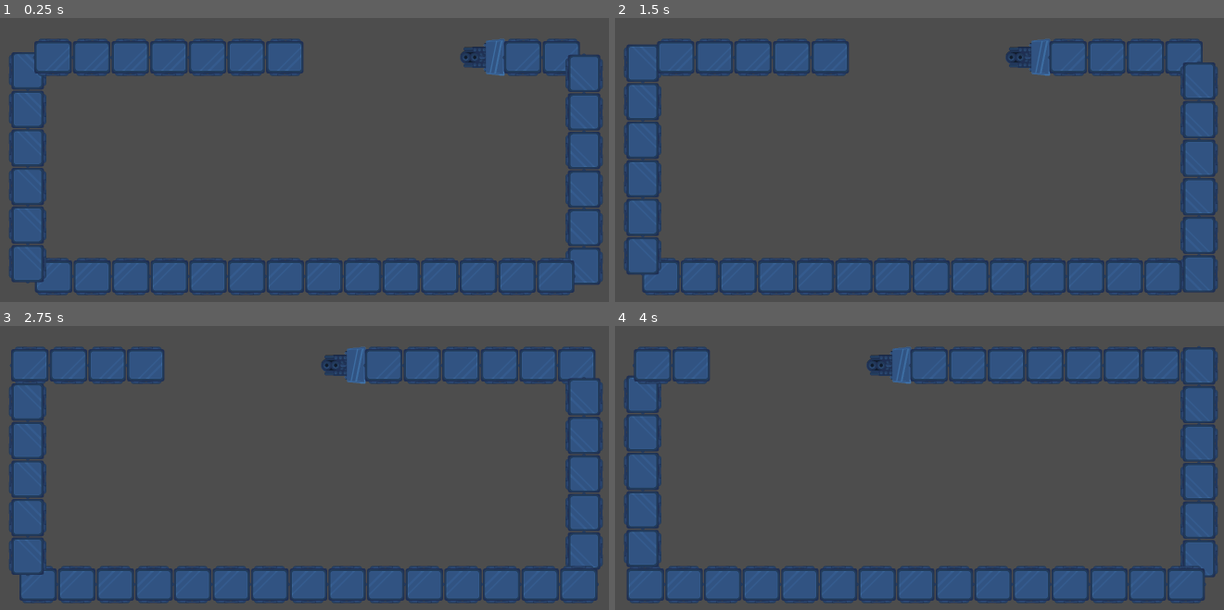
Above: before the commit, frames 1-4 (two rows, left to right).
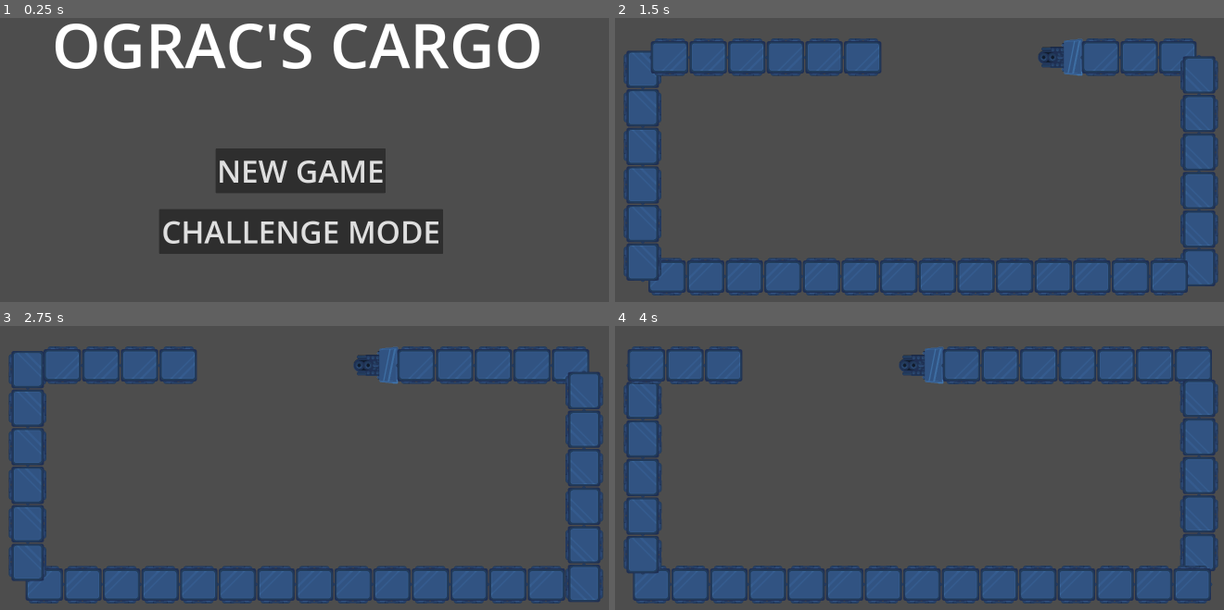
Above: after the commit, the same moments.

Repository: decadentpig/GMTK2025
Game: Godot game, scene res://main_menu.tscn
Two runs of this game, one before a commit and one after it. Both use one fixed random seed, a clock stepped at 60 frames per second and the inputs below. Before the commit the project starts from res://scene.tscn.
Inputs (mouse positions are in pixels of both pictures, inside the frame that each line leads up to):
- Up to frame 1 (0.25 s): no input
- Up to frame 2 (1.5 s): click (913, 231) at 0.5 s, where only the run after the commit has a clickable "CHALLENGE MODE"; move the mouse to (1083, 145) at 1.27 s; click (1083, 145) at 1.35 s
- Up to frame 3 (2.75 s): move the mouse to (158, 496) at 2.02 s; click (158, 496) at 2.1 s
- Up to frame 4 (4 s): move the mouse to (992, 382) at 2.77 s; click (992, 382) at 2.85 s; move the mouse to (882, 558) at 3.52 s; click (882, 558) at 3.6 s

The runs differ from the first frame. In frame 1, 42% of the frame differs, in the area x 1-99%, y 1-98%; in frame 2, 9.8%; in frame 3, 9.9%; in frame 4, 9.9%.

Commit message:
Added main menu and global variables

Diff:
--- /dev/null
+++ b/Autoloads/global_variables.gd
@@ -0,0 +1,3 @@
+extends Node
+
+var tutorial_on: bool = true
--- a/Scenes/carriage_prefab.tscn
+++ b/Scenes/carriage_prefab.tscn
@@ -69,7 +69,7 @@
 
 [node name="AnimatedSprite2D" type="AnimatedSprite2D" parent="."]
 sprite_frames = SubResource("SpriteFrames_vekch")
-frame_progress = 0.35616
+frame_progress = 0.433023
 
 [node name="Area2D" type="Area2D" parent="."]
 
--- /dev/null
+++ b/Scripts/main_menu.gd
@@ -0,0 +1,13 @@
+extends Node2D
+
+@onready var new_game_button = get_node("New_Game_Button")
+@onready var challenge_mode_button = get_node("Challenge_Mode_Button")
+
+
+func _on_new_game_button_pressed() -> void:
+	GlobalVariables.tutorial_on = true
+	get_tree().change_scene_to_file("res://scene.tscn")
+
+func _on_challenge_mode_button_pressed() -> void:
+	GlobalVariables.tutorial_on = false
+	get_tree().change_scene_to_file("res://scene.tscn")
--- /dev/null
+++ b/main_menu.tscn
@@ -0,0 +1,35 @@
+[gd_scene load_steps=2 format=3 uid="uid://h3npyt56js6a"]
+
+[ext_resource type="Script" uid="uid://b01333watfjur" path="res://Scripts/main_menu.gd" id="1_06t4h"]
+
+[node name="Main_Menu" type="Node2D"]
+script = ExtResource("1_06t4h")
+
+[node name="Game_Title" type="Label" parent="."]
+offset_left = 378.0
+offset_top = 141.0
+offset_right = 1967.0
+offset_bottom = 414.0
+theme_override_font_sizes/font_size = 200
+text = "OGRAC'S CARGO"
+
+[node name="New_Game_Button" type="Button" parent="."]
+offset_left = 908.0
+offset_top = 615.0
+offset_right = 1458.0
+offset_bottom = 760.0
+theme_override_font_sizes/font_size = 100
+text = "NEW GAME"
+metadata/_edit_use_anchors_ = true
+
+[node name="Challenge_Mode_Button" type="Button" parent="."]
+offset_left = 725.0
+offset_top = 812.0
+offset_right = 1644.0
+offset_bottom = 957.0
+theme_override_font_sizes/font_size = 100
+text = "CHALLENGE MODE"
+metadata/_edit_use_anchors_ = true
+
+[connection signal="pressed" from="New_Game_Button" to="." method="_on_new_game_button_pressed"]
+[connection signal="pressed" from="Challenge_Mode_Button" to="." method="_on_challenge_mode_button_pressed"]
--- a/project.godot
+++ b/project.godot
@@ -11,9 +11,13 @@
 [application]
 
 config/name="GMTK 2025 Project"
-run/main_scene="uid://d2vvaaur2r211"
+run/main_scene="uid://h3npyt56js6a"
 config/features=PackedStringArray("4.4", "Forward Plus")
 config/icon="res://Assets/icon.svg"
+
+[autoload]
+
+GlobalVariables="*res://Autoloads/global_variables.gd"
 
 [display]
 
Not shown, added: Autoloads/global_variables.gd.uid
Not shown, added: Scripts/main_menu.gd.uid
